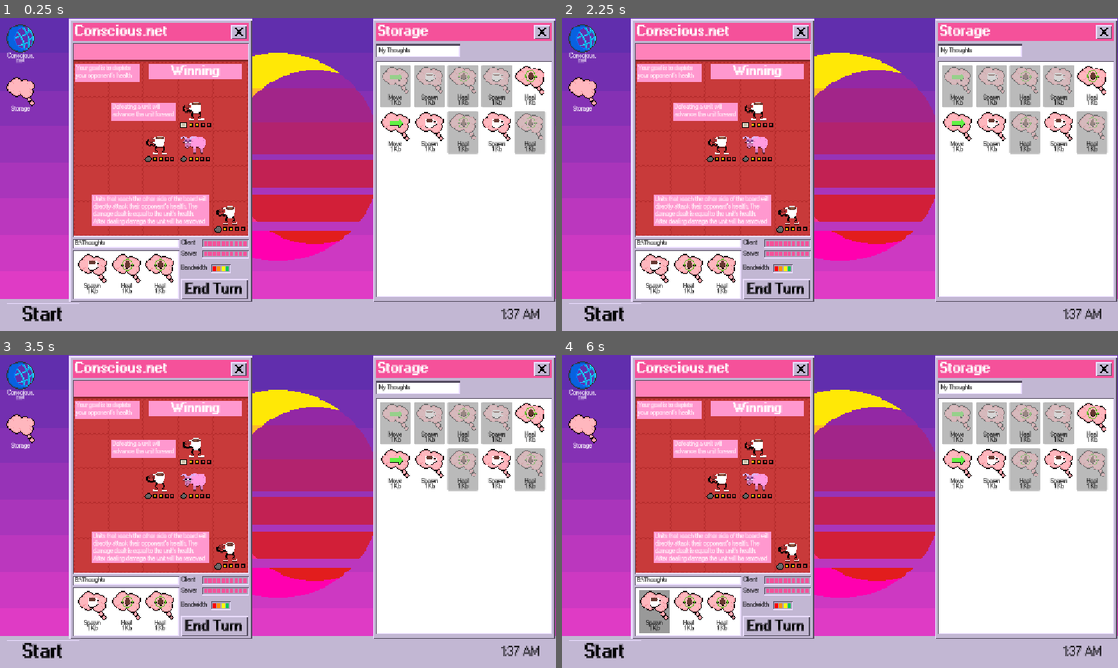
Above: before the commit, frames 1-4 (two rows, left to right).
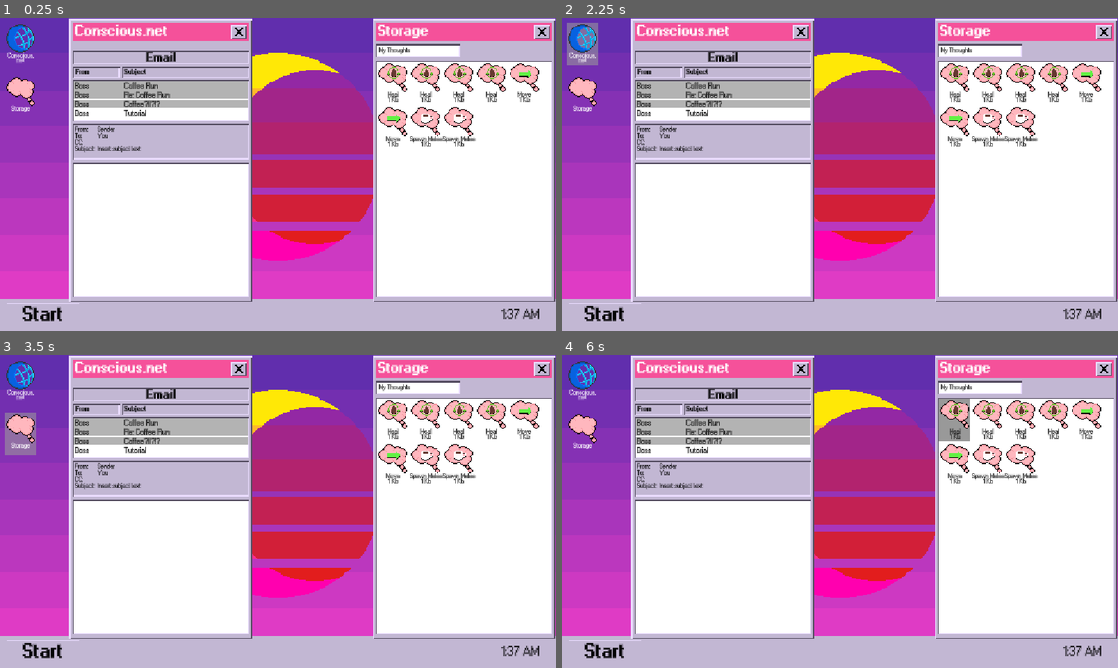
Above: after the commit, the same moments.

Repository: Jusbusy/game-off-2025
Game: Godot game, scene res://game.tscn
The game is run twice, just before and just after one commit, with the same random seed, the same clock (stepped at 60 frames per second) and the same inputs.
Inputs (mouse positions are in pixels of both pictures, inside the frame that each line leads up to):
- Up to frame 1 (0.25 s): no input
- Up to frame 2 (2.25 s): click "Start" at 0.5 s; click "Start" at 1.25 s; click "Conscious. net" at 2 s
- Up to frame 3 (3.5 s): click "Storage" at 2.75 s
- Up to frame 4 (6 s): click (778, 627) at 3.5 s, where only the run before the commit has a clickable "End Turn"; click "Heal" at 4.25 s; click "Heal" at 5 s; click "Spawn" (after the commit: "Heal") at 5.75 s

The runs differ from the first frame. In frame 1, 29% of the frame differs, in the area x 13-98%, y 8-90%; in frame 2, 30%; in frame 3, 30%; in frame 4, 30%.

Commit message:
Fix merges

Diff:
--- a/UI/desktop.tscn
+++ b/UI/desktop.tscn
@@ -232,7 +232,6 @@
 text = "Storage"
 
 [node name="StorageUI" parent="." instance=ExtResource("10_b7xnl")]
-visible = false
 layout_mode = 1
 anchors_preset = 1
 anchor_left = 1.0
@@ -245,7 +244,6 @@
 grow_vertical = 1
 
 [node name="EmailUI" parent="." instance=ExtResource("11_a222k")]
-visible = false
 layout_mode = 1
 anchors_preset = 0
 anchor_right = 0.0
@@ -311,7 +309,6 @@
 grow_vertical = 2
 
 [node name="Step1" type="Control" parent="Tutorial/Steps"]
-visible = false
 layout_mode = 1
 anchors_preset = 15
 anchor_right = 1.0
@@ -997,7 +994,6 @@
 
 [node name="Label" parent="Tutorial/Steps/Step1/Panel2" index="0"]
 text = "Player units can be spawned in the leftmost column."
-autowrap_mode = 2
 
 [node name="Panel3" parent="Tutorial/Steps/Step1" instance=ExtResource("13_ptghc")]
 layout_mode = 0
@@ -1008,7 +1004,6 @@
 
 [node name="Label" parent="Tutorial/Steps/Step1/Panel3" index="0"]
 text = "Enemy units will spawn in the righmost column."
-autowrap_mode = 2
 
 [node name="Panel4" parent="Tutorial/Steps/Step1" instance=ExtResource("13_ptghc")]
 layout_mode = 0
@@ -3731,6 +3726,7 @@
 stream = SubResource("AudioStreamRandomizer_t0inq")
 
 [node name="Step5" type="Control" parent="Tutorial/Steps"]
+visible = false
 layout_mode = 1
 anchors_preset = 15
 anchor_right = 1.0
--- a/globals.gd
+++ b/globals.gd
@@ -4,6 +4,13 @@
 
 const card_button = preload("res://UI/CardButton.tscn")
 const music_fade_rate = 1
+
+var tutorial_ui:
+	get:
+		var node = get_tree().root.get_node("Game/CanvasLayer/Desktop/Tutorial")
+		if !node:
+			print("Attempted to access Tutorial, but could not find it")
+		return node
 
 var music:
 	get:
@@ -181,7 +188,8 @@
 	highlight.visible = false
 
 	if in_tutorial:
-		var tutorial = get_tree().root.get_node("Game/Tutorial")
+		tutorial_ui.visible = true
+		var tutorial = tutorial_ui.get_node("Steps")
 		if Input.is_action_just_pressed("select"):
 			audio_mouse.play()
 			tutorial.get_child(tutorial_count).visible = false
@@ -190,6 +198,8 @@
 				end_tutorial()
 				return
 		tutorial.get_child(tutorial_count).visible = true
+	else:
+		tutorial_ui.visible = false
 
 	if Input.is_action_just_pressed("debug"):
 		level_over = true
